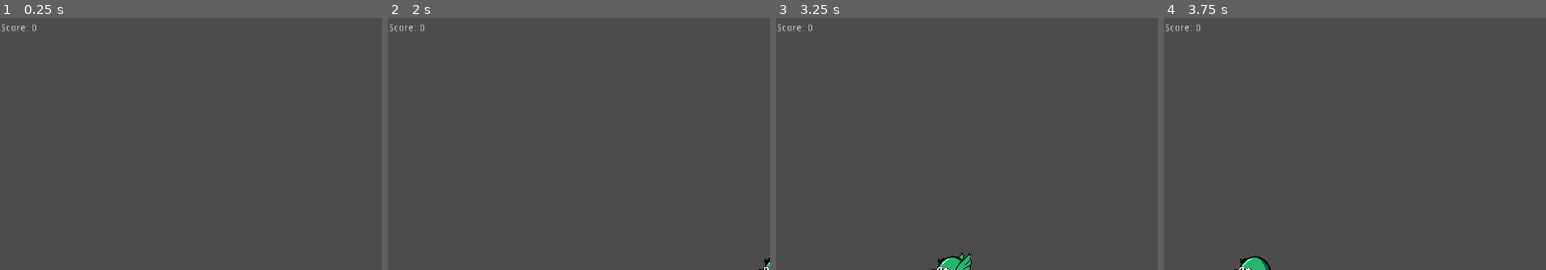
Above: before the commit, frames 1-4 (left to right).
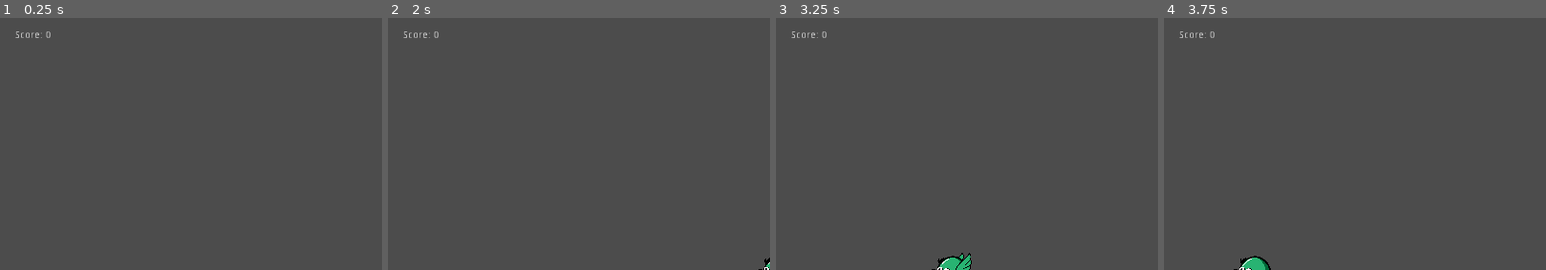
Above: after the commit, the same moments.

Repository: Structed/zicken
Game: Godot game, scene res://Main.tscn
Two runs of this game, one before a commit and one after it. Both use one fixed random seed, a clock stepped at 60 frames per second and the inputs below.
Inputs (mouse positions are % of the whole screen's width and height, from its top left):
- Up to frame 1 (0.25 s): no input
- Up to frame 2 (2 s): move the mouse to (74, 12) at 0.52 s; press the mouse at (74, 12) at 0.53 s; move the mouse to (30, 55) at 1.27 s; release the mouse at (30, 55) at 1.28 s; click (30, 55) at 1.35 s
- Up to frame 3 (3.25 s): move the mouse to (7, 63) at 2.02 s; press the mouse at (7, 63) at 2.03 s; move the mouse to (57, 58) at 2.77 s; release the mouse at (57, 58) at 2.78 s; click (57, 58) at 2.85 s
- Up to frame 4 (3.75 s): move the mouse to (55, 9) at 3.52 s; press the mouse at (55, 9) at 3.53 s
The pictures show only the part of the screen within x 0-50%, y 0-50%; the shares and areas given below are measured in that part.

The runs differ from the first frame. In frame 1, 0.2% of the frame differs, in the area x 0-14%, y 2-8%; in frame 2, 0.2%; in frame 3, 0.2%; in frame 4, 0.2%.

Commit message:
Added margin for score display

Diff:
--- a/HUD.tscn
+++ b/HUD.tscn
@@ -7,6 +7,8 @@
 script = ExtResource( 1 )
 
 [node name="ScoreHBoxContainer" type="HBoxContainer" parent="."]
+margin_left = 20.0
+margin_top = 20.0
 margin_right = 158.0
 margin_bottom = 40.0
 __meta__ = {
@@ -14,16 +16,16 @@
 }
 
 [node name="ScoreHintLabel" type="Label" parent="ScoreHBoxContainer"]
-margin_top = 13.0
+margin_top = 3.0
 margin_right = 39.0
-margin_bottom = 27.0
+margin_bottom = 17.0
 text = "Score:"
 
 [node name="ScoreValueLabel" type="Label" parent="ScoreHBoxContainer"]
 margin_left = 43.0
-margin_top = 13.0
+margin_top = 3.0
 margin_right = 51.0
-margin_bottom = 27.0
+margin_bottom = 17.0
 text = "0"
 
 [node name="ShellHBoxContainer" type="HBoxContainer" parent="."]
